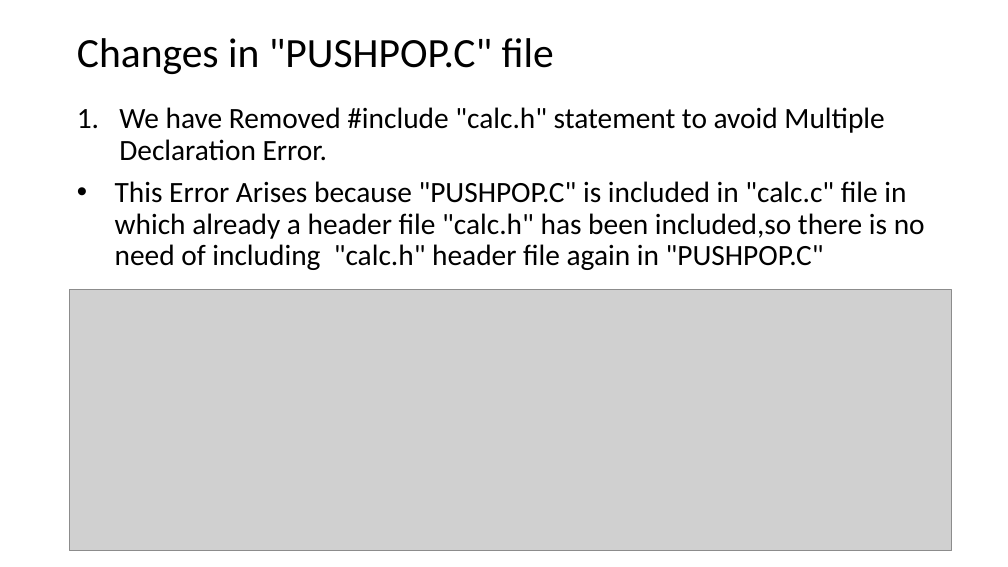
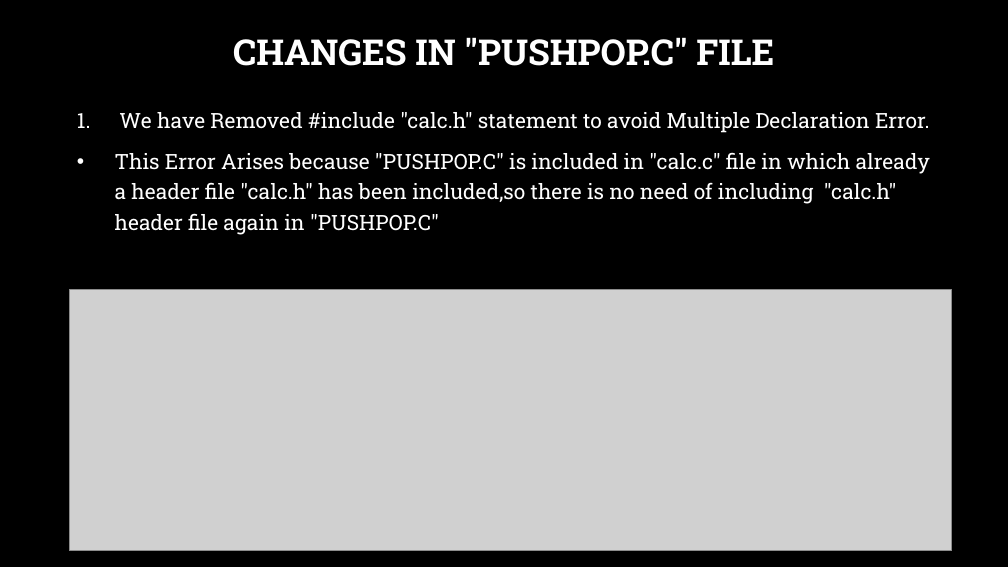
Before and after one commit to dhruvdani/CodeGladiators, a slide deck: slide 5 of Round-2.pptx. Drawn at 1008x567 pixels with LibreOffice and Linux fonts; fonts in the diff are those of the drawing; grey boxes stand for pictures; background and template pictures are left out. Boxes give left, top, right and bottom in pixels: in the first picture for what was removed or moved away, otherwise in the second. Text is boxed around its words. In the diff, an @@ line names an element or a change of style, - is before the commit and + after.

```diff
--- a/Round-2.pptx
+++ b/Round-2.pptx
@@ background #FFFFFF to picture (left out) @@
@@ title at bbox=[233, 37, 774, 66]: text changed; size 39.6 to 34 pt; font Calibri to Roboto Slab; text colour #000000 to #FFFFFF; bold on @@
-Changes in "PUSHPOP.C" file
+CHANGES IN "PUSHPOP.C" FILE
@@ text "We have Removed #include "calc.h" ..." at bbox=[115, 112, 930, 235]: size 28 to 20 pt, font Calibri to Roboto Slab, text colour #000000 to #FFFFFF; line spacing 0.9 to 1.2 @@
```
Also in this commit, not shown: 6 other slides changed, 1 slide added.
